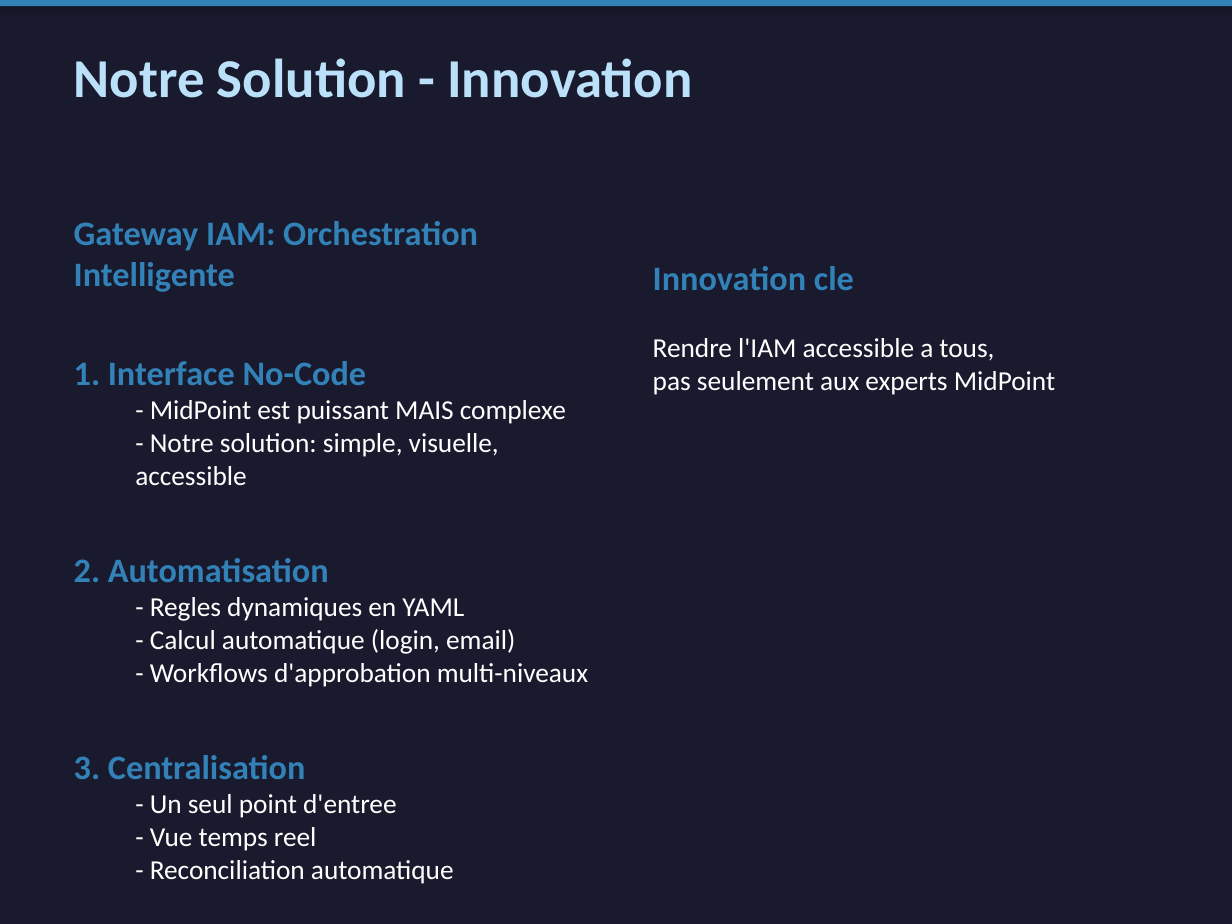
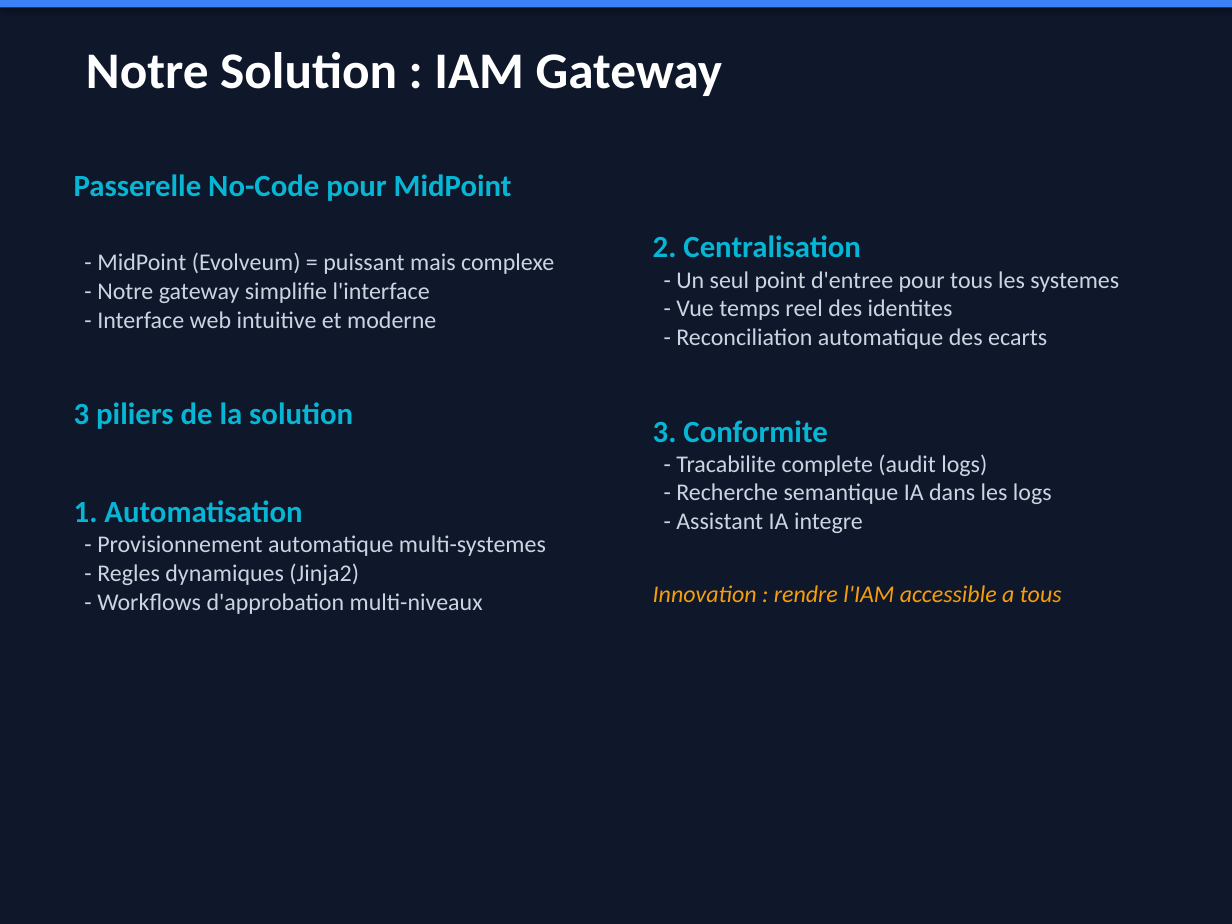
Before and after one commit to Nostradam4ik/IAM-Gateway, a slide deck: slide 4 of presentations/IAM_Gateway_UPEC.pptx (slide 3 before the commit). Drawn at 1232x924 pixels with LibreOffice and Linux fonts; fonts in the diff are those of the drawing. Boxes give left, top, right and bottom in pixels: in the first picture for what was removed or moved away, otherwise in the second. Text is boxed around its words. In the diff, an @@ line names an element or a change of style, - is before the commit and + after.

Commit message:
Update presentations, add start script and CSV import guide
- Refactor marketing poster: correct architecture diagram (MidPoint as IGA core)
- Update HTML/PPTX presentation: add LISSI logo, backlog sections,
  features in prod, progress %, dev environment, conclusion with skills
- Add start.sh: full Docker startup script with health checks
- Add docs/GUIDE_IMPORT_CSV_MIDPOINT.md: step-by-step REST API guide
  for CSV import into MidPoint (bypassing unstable UI)
- Add Lissi-cmjn.png logo asset

```diff
--- a/presentations/IAM_Gateway_UPEC.pptx
+++ b/presentations/IAM_Gateway_UPEC.pptx
@@ rectangle at (x1=0, y1=0, x2=1232, y2=924): fill #1A1A2E to #0F172A @@
@@ rectangle at (x1=0, y1=0, x2=1232, y2=7): fill #3282B8 to #3B82F6 @@
@@ text at (x1=86, y1=52, x2=723, y2=96): text changed; size 32 to 30 pt; text colour #BBE1FA to #FFFFFF @@
-Notre Solution - Innovation
+Notre Solution : IAM Gateway
@@ text "Passerelle No-Code pour MidPoint" moved from (x1=74, y1=221, x2=588, y2=884) to (x1=74, y1=174, x2=554, y2=614) @@
@@ text at (x1=74, y1=174, x2=554, y2=585): text changed; size 16 to 14 pt; text colour #FFFFFF to #CBD5E1 @@
-Gateway IAM: Orchestration Intelligente
-1. Interface No-Code
-  - MidPoint est puissant MAIS complexe
-  - Notre solution: simple, visuelle, accessible
-2. Automatisation
-  - Regles dynamiques en YAML
-  - Calcul automatique (login, email)
+Passerelle No-Code pour MidPoint
+- MidPoint (Evolveum) = puissant mais complexe
+- Notre gateway simplifie l'interface
+- Interface web intuitive et moderne
+3 piliers de la solution
+1. Automatisation
+- Provisionnement automatique multi-systemes
+- Regles dynamiques (Jinja2)
@@ text at (x1=653, y1=235, x2=1119, y2=602): text changed; size 16 to 14 pt; text colour #FFFFFF to #CBD5E1 @@
-Innovation cle
-Rendre l'IAM accessible a tous,
-pas seulement aux experts MidPoint
+2. Centralisation
+- Un seul point d'entree pour tous les systemes
+- Vue temps reel des identites
+- Reconciliation automatique des ecarts
+3. Conformite
+- Tracabilite complete (audit logs)
+- Recherche semantique IA dans les logs
+- Assistant IA integre
+Innovation : rendre l'IAM accessible a tous
@@ text at (x1=97, y1=593, x2=483, y2=614): size 16 to 14 pt, text colour #FFFFFF to #CBD5E1 in "- Workflows d'approbation multi-niveaux"; list level 2 to 1 in "- Workflows d'approbation multi-niveaux" @@
@@ text at (x1=74, y1=755, x2=454, y2=884): paragraphs removed @@
-3. Centralisation
-  - Un seul point d'entree
-  - Vue temps reel
-  - Reconciliation automatique
```
Also in this commit, not shown: 12 other slides changed, 11 slides added, 11 slides removed, 6 other files.
